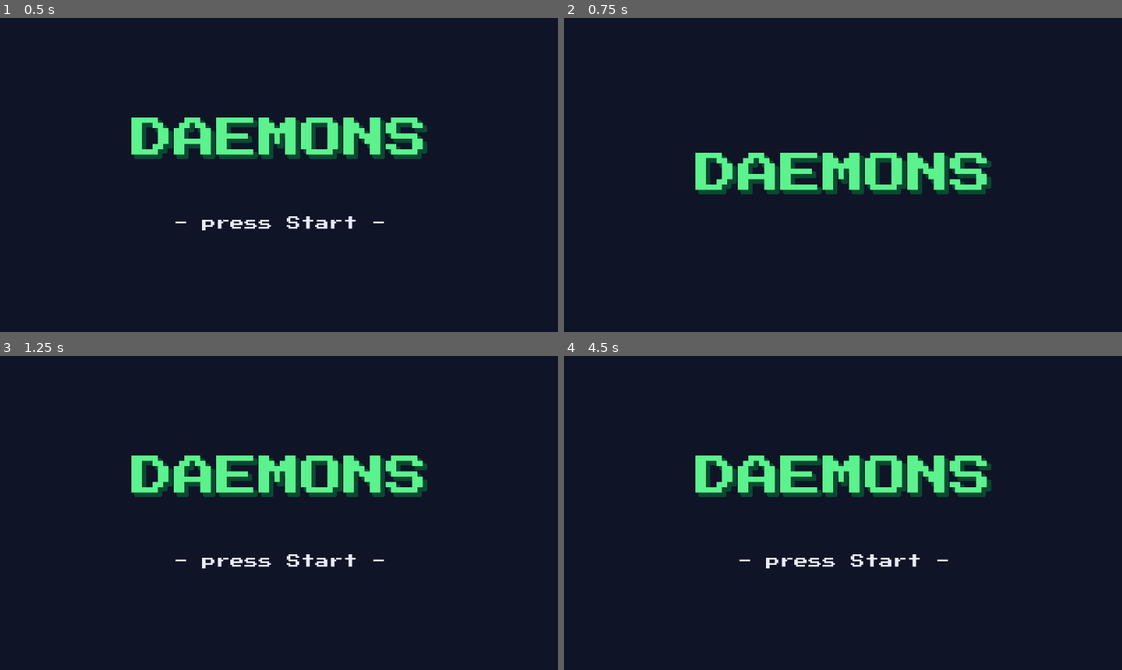
Above: before the commit, frames 1-4 (two rows, left to right).
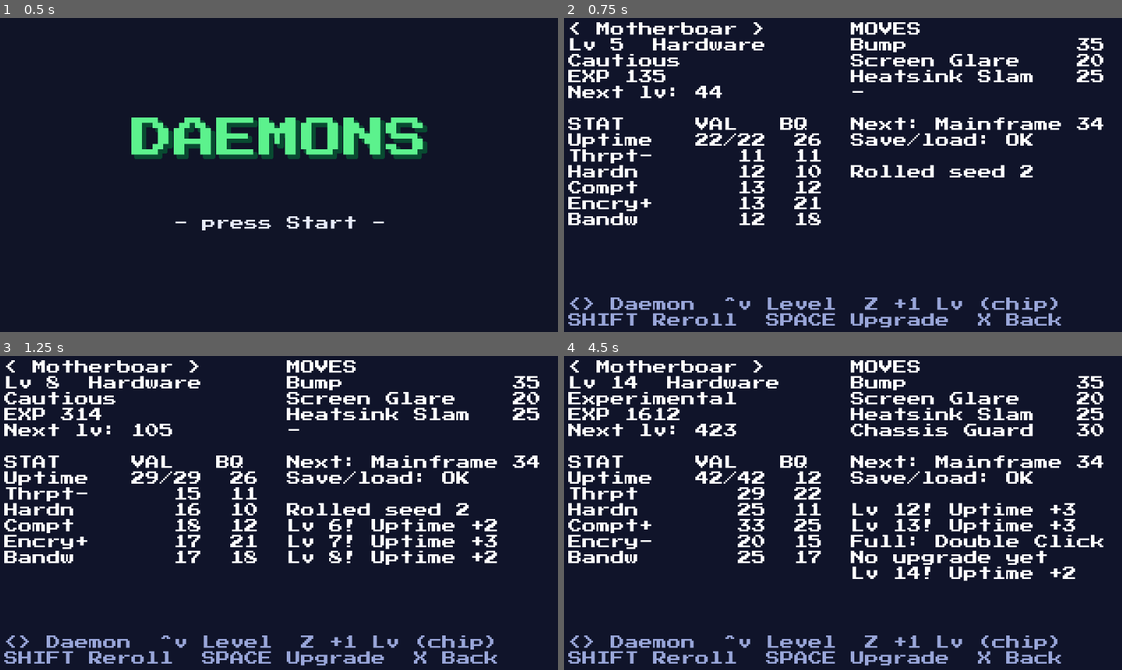
Above: after the commit, the same moments.

Repository: AGD3SIGN/DAEMONS
Game: Godot game, scene res://scenes/ui/title_screen.tscn
The game is run twice, just before and just after one commit, with the same random seed, the same clock (stepped at 60 frames per second) and the same inputs.
Inputs (mouse positions are in pixels of both pictures, inside the frame that each line leads up to):
- Up to frame 1 (0.5 s): no input
- Up to frame 2 (0.75 s): tap Enter at 0.5 s; move the mouse to (965, 159) at 0.52 s; hold Right (move_right) from 0.53 s (still down); hold Shift (run) from 0.53 s (still down); click (965, 159) at 0.67 s
- Up to frame 3 (1.25 s): keep holding Right (move_right); keep holding Shift (run); tap Z (ui_accept) at 0.77, 0.8, 1.07 s
- Up to frame 4 (4.5 s): release Right (move_right) at 1.25 s; release Shift (run) at 1.25 s; tap Enter at 1.25, 3.5, 4.25 s; drag from (731, 528) to (815, 575) at 1.27 s; tap Z (ui_accept) at 2, 2.3 s; move the mouse to (898, 440) at 2.02 s; hold Right (move_right) 2.03-2.75 s; hold Shift (run) 2.03-2.75 s; drag from (815, 575) to (675, 462) at 2.77 s; move the mouse to (1015, 560) at 3.52 s; hold Left (move_left) 3.53-4.25 s; hold Z (ui_accept) 3.53-4.25 s; tap Ctrl at 3.6 s; tap Space (menu) at 4.15 s; drag from (675, 462) to (759, 431) at 4.27 s

Frame 1 is identical in both runs. In frame 2, 16% of the frame differs, in the area x 0-97%, y 1-99%; in frame 3, 18%; in frame 4, 19%.

Commit message:
Add Daemon Lab debug screen for testing Phase 1
Browse every Daemon, change level, reroll, level up and upgrade, with a
save/load check on every change. Opens from the title in debug builds.

Co-Authored-By: Claude Opus 5.5 <noreply@anthropic.com>

Diff:
--- /dev/null
+++ b/scenes/debug/daemon_lab.tscn
@@ -0,0 +1,12 @@
+[gd_scene load_steps=2 format=3]
+
+[ext_resource type="Script" path="res://scripts/debug/daemon_lab.gd" id="1_lab"]
+
+[node name="DaemonLab" type="Control"]
+layout_mode = 3
+anchors_preset = 15
+anchor_right = 1.0
+anchor_bottom = 1.0
+grow_horizontal = 2
+grow_vertical = 2
+script = ExtResource("1_lab")
--- /dev/null
+++ b/scripts/debug/daemon_lab.gd
@@ -0,0 +1,189 @@
+extends Control
+## Debug-only playground for the Phase 1 systems: browse every Daemon, change its level,
+## roll new Build Quality / profiles, level up, upgrade, and check save/load on every change.
+## Not part of the real game. Opens from the title screen in debug builds.
+
+const TITLE_SCENE := "res://scenes/ui/title_screen.tscn"
+const STAT_LABELS := {
+	"uptime": "Uptime", "throughput": "Thrpt", "hardening": "Hardn",
+	"compute": "Compt", "encryption": "Encry", "bandwidth": "Bandw",
+}
+const LOG_LINES := 5
+
+var daemon: DaemonInstance
+var save_ok := false
+
+var _species_ids: Array = []
+var _index := 0
+var _level := 5
+var _seed := 1
+var _log := PackedStringArray()
+var _left: Label
+var _right: Label
+
+
+func _ready() -> void:
+	_species_ids = DataRegistry.species.keys()
+	var bg := ColorRect.new()
+	bg.color = Color("10142a")
+	bg.set_anchors_preset(Control.PRESET_FULL_RECT)
+	add_child(bg)
+	_left = _make_label(Vector2(4, 4), Vector2(154, 150))
+	_right = _make_label(Vector2(164, 4), Vector2(154, 150))
+	var help := _make_label(Vector2(4, 160), Vector2(312, 20))
+	help.modulate = Color(0.6, 0.65, 0.85)
+	help.text = "<> Daemon  ^v Level  Z +1 Lv (chip)\nSHIFT Reroll  SPACE Upgrade  X Back"
+	_rebuild()
+
+
+func _unhandled_input(event: InputEvent) -> void:
+	if event.is_action_pressed("move_right"):
+		change_species(1)
+	elif event.is_action_pressed("move_left"):
+		change_species(-1)
+	elif event.is_action_pressed("move_up"):
+		change_level(1)
+	elif event.is_action_pressed("move_down"):
+		change_level(-1)
+	elif event.is_action_pressed("ui_accept"):
+		overclock()
+	elif event.is_action_pressed("run"):
+		reroll()
+	elif event.is_action_pressed("menu"):
+		upgrade()
+	elif event.is_action_pressed("ui_cancel"):
+		SceneRouter.goto(TITLE_SCENE)
+	else:
+		return
+	get_viewport().set_input_as_handled()
+
+
+# --- actions (public so tests can drive them) --------------------------------
+
+func change_species(step: int) -> void:
+	_index = wrapi(_index + step, 0, _species_ids.size())
+	_rebuild()
+
+
+func change_level(step: int) -> void:
+	_level = clampi(_level + step, 1, DaemonInstance.MAX_LEVEL)
+	_rebuild()
+
+
+func reroll() -> void:
+	_seed += 1
+	_rebuild()
+	_add_log("Rolled seed %d" % _seed)
+
+
+func overclock() -> void:
+	var events := daemon.level_up()
+	if events.is_empty():
+		_add_log("Already Lv 100")
+	for e in events:
+		match e["type"]:
+			"level_up":
+				_add_log("Lv %d! Uptime +%d" % [e["level"], e["stat_gains"]["uptime"]])
+			"move_learned":
+				_add_log("+" + _move_name(e["move"]))
+			"move_learn_pending":
+				_add_log("Full: " + _move_name(e["move"]))
+	_level = daemon.level
+	_refresh()
+
+
+func upgrade() -> void:
+	var target := daemon.check_evolution("level")
+	if target.is_empty():
+		target = daemon.check_evolution("item", "legacy_driver")
+	if target.is_empty():
+		target = daemon.check_evolution("sync")
+	if target.is_empty():
+		_add_log("No upgrade yet")
+	else:
+		daemon.evolve(target)
+		_index = _species_ids.find(target)
+		_add_log("-> " + daemon.display_name())
+	_refresh()
+
+
+# --- drawing -----------------------------------------------------------------
+
+func _rebuild() -> void:
+	var rng := RandomNumberGenerator.new()
+	rng.seed = _seed
+	daemon = DaemonInstance.create(_species_ids[_index], _level, rng)
+	_refresh()
+
+
+func _refresh() -> void:
+	var restored := DaemonInstance.from_dict(JSON.parse_string(JSON.stringify(daemon.to_dict())))
+	save_ok = restored != null and restored.to_dict() == daemon.to_dict()
+
+	var profile: Dictionary = DataRegistry.config_profiles[daemon.config_profile]
+	var types := "/".join(daemon.types().map(func(t: String) -> String: return DataRegistry.types[t]["name"]))
+	var lines := PackedStringArray([
+		"< %s >" % daemon.display_name(),
+		"Lv %d  %s" % [daemon.level, types],
+		String(profile["name"]),
+		"EXP %d" % daemon.total_exp,
+		"Next lv: %d" % daemon.exp_to_next_level(),
+		"",
+		"STAT     VAL   BQ",
+	])
+	for stat: String in DaemonInstance.STATS:
+		var bq := int(daemon.build_quality[stat])
+		if stat == "uptime":
+			lines.append("%-6s %7s  %2d" % [STAT_LABELS[stat], "%d/%d" % [daemon.current_uptime, daemon.max_uptime()], bq])
+		else:
+			var mark := "+" if profile["up"] == stat else ("-" if profile["down"] == stat else " ")
+			lines.append("%-5s%s %7d  %2d" % [STAT_LABELS[stat], mark, daemon.get_stat(stat), bq])
+	_left.text = "\n".join(lines)
+
+	var right := PackedStringArray(["MOVES"])
+	for slot in daemon.moves:
+		right.append("%-15s %2d" % [_move_name(slot["id"]), slot["pp"]])
+	for i in DaemonInstance.MAX_MOVES - daemon.moves.size():
+		right.append("-")
+	right.append("")
+	right.append("Next: " + _next_upgrade_text())
+	right.append("Save/load: " + ("OK" if save_ok else "MISMATCH"))
+	right.append("")
+	right.append_array(_log)
+	_right.text = "\n".join(right)
+
+
+func _next_upgrade_text() -> String:
+	var evolutions: Array = daemon.species_data().get("evolutions", [])
+	if evolutions.is_empty():
+		return "none"
+	var evo: Dictionary = evolutions[0]
+	var target_name: String = DataRegistry.get_species(evo["to"])["name"]
+	match evo["trigger"]:
+		"level":
+			return "%s %d" % [target_name, int(evo["level"])]
+		"item":
+			return target_name + " (item)"
+	return target_name + " (Sync)"
+
+
+func _add_log(text: String) -> void:
+	_log.append(text)
+	while _log.size() > LOG_LINES:
+		_log.remove_at(0)
+	if _right != null:
+		_refresh()
+
+
+func _move_name(move_id: String) -> String:
+	return DataRegistry.get_move(move_id).get("name", move_id)
+
+
+func _make_label(pos: Vector2, size_px: Vector2) -> Label:
+	var label := Label.new()
+	label.position = pos
+	label.size = size_px
+	label.add_theme_font_size_override("font_size", 8)
+	label.add_theme_constant_override("line_spacing", 1)
+	add_child(label)
+	return label
--- a/scripts/ui/title_screen.gd
+++ b/scripts/ui/title_screen.gd
@@ -4,6 +4,7 @@
 signal start_pressed
 
 const BLINK_SEC := 0.5
+const DAEMON_LAB_SCENE := "res://scenes/debug/daemon_lab.tscn"
 
 @onready var _prompt: Label = %Prompt
 
@@ -20,4 +21,6 @@
 		get_viewport().set_input_as_handled()
 		start_pressed.emit()
 		# No game to start yet; Phase 7 routes this to the intro / continue menu.
-		print("Start pressed")
+		# Until then, debug builds open the Daemon Lab test screen.
+		if OS.is_debug_build():
+			SceneRouter.goto(DAEMON_LAB_SCENE)
--- /dev/null
+++ b/tests/test_daemon_lab.gd
@@ -0,0 +1,29 @@
+extends GutTest
+## The Daemon Lab debug screen loads and its actions work.
+
+var _lab: Control
+
+
+func before_each() -> void:
+	_lab = load("res://scenes/debug/daemon_lab.tscn").instantiate()
+	add_child_autofree(_lab)
+
+
+func test_starts_on_first_species_and_saves_ok() -> void:
+	assert_eq(_lab.daemon.species_id, "chipmunk")
+	assert_true(_lab.save_ok)
+
+
+func test_browse_level_and_upgrade() -> void:
+	for i in 11:
+		_lab.change_level(1)  # level 16
+	_lab.upgrade()
+	assert_eq(_lab.daemon.species_id, "motherboar")
+	_lab.overclock()
+	assert_eq(_lab.daemon.level, 17)
+	assert_true(_lab.save_ok)
+
+
+func test_species_wraps_around() -> void:
+	_lab.change_species(-1)
+	assert_eq(_lab.daemon.species_id, "zipdrive")
Not shown, added: scripts/debug/daemon_lab.gd.uid
Not shown, added: tests/test_daemon_lab.gd.uid
Not shown, changed: docs/phase-log.md
